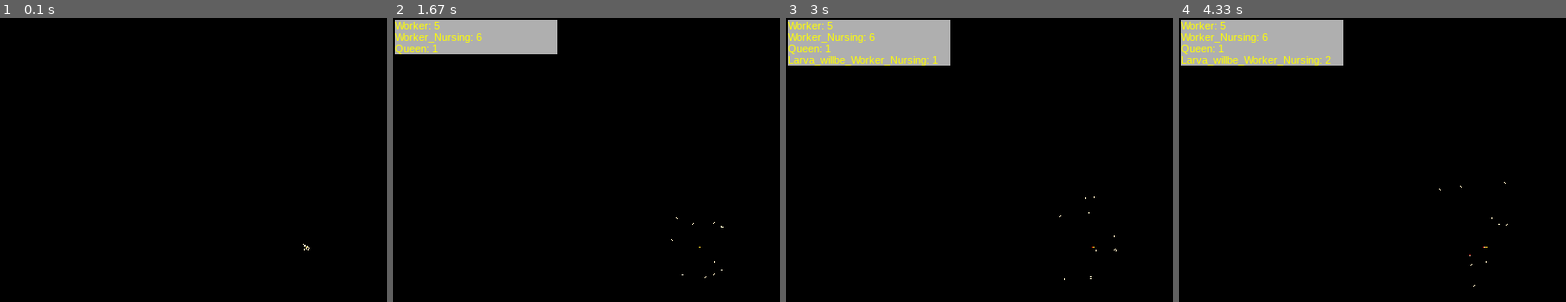
Above: before the commit, frames 1-4 (left to right).
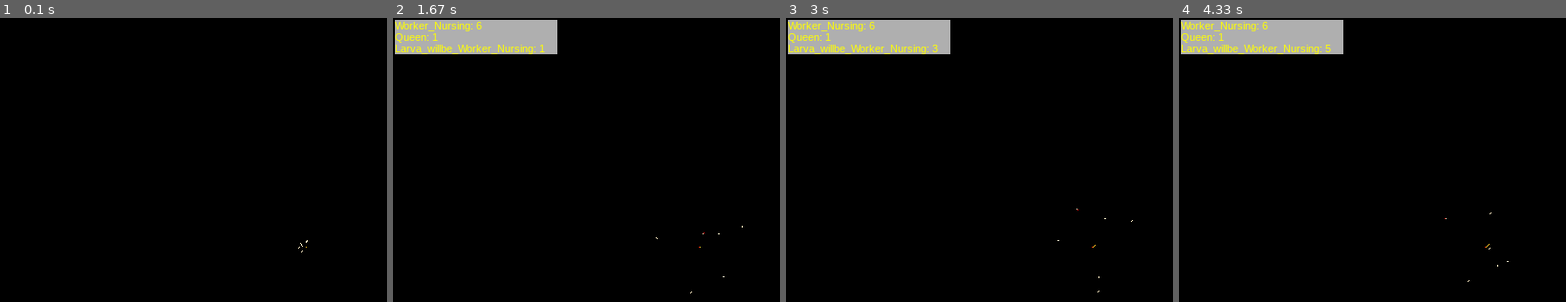
Above: after the commit, the same moments.

Repository: buxx/simtermites
Game: pygame game, started from main.py
Two runs of this game, one before a commit and one after it. Both use one fixed random seed, a clock stepped at 60 frames per second and the inputs below. The source is Python 2; it was converted automatically to run under Python 3.
Inputs:
- Up to frame 1 (0.1 s): no input
- Up to frame 2 (1.67 s): tap Space at 0.33 s
- Up to frame 3 (3 s): no input
- Up to frame 4 (4.33 s): no input

The runs differ from the first frame. In frame 1, less than 0.1% of the frame differs, in the area x 77-80%, y 78-83%; in frame 2, 1.0%; in frame 3, 2.7%; in frame 4, 2.7%, in the area x 0-86%, y 1-95%.

Commit message:
Les larves peuvent passer a l'age adulte meme durant un transport + bug fix: suppression d'un objet de la simulation: retrait correct des stats

Diff:
--- a/config/Configuration.py
+++ b/config/Configuration.py
@@ -5,16 +5,16 @@
   CONF_SCREEN_WIDTH_MIDDLE = 320
   CONF_SCREEN_HEIGHT = 480
   CONF_SCREEN_HEIGHT_MIDDLE = 240
-  CONF_CLOCK_TICK = 25 # None is allowed
+  CONF_CLOCK_TICK = None # None is allowed
 
-  CONF_TERMITES_COUNT_WORKER_NOWORK = 5
+  CONF_TERMITES_COUNT_WORKER_NOWORK = 0
   CONF_TERMITES_COUNT_WORKER_NURSING = 5
 
   """
   Position de zones
   """
   ZONE_NURSERY_POSITION = [320, 240]
-  ZONE_NURSERY_RADIUS = 34
+  ZONE_NURSERY_RADIUS = 52
 
   """
   Regles pour les zones
@@ -55,10 +55,10 @@
     'Larva' : 900
   }
   LARVA_HATCH_CYCLES = 450 # 300:5min
-  LARVA_PUTTED_NEAR_LARVA_HATCH_BONUS = 50
+  LARVA_PUTTED_NEAR_LARVA_HATCH_BONUS = 175
 
 
   """
    GAMING
   """
-  COUNT_MAX_NURSES = 20
+  COUNT_MAX_NURSES = 35
--- a/lib/entity/bug/termite/Larva.py
+++ b/lib/entity/bug/termite/Larva.py
@@ -35,9 +35,9 @@
 
   def runLifeCycle(self, simulation):
     Termite.runLifeCycle(self, simulation)
-    if self.carried_by == None:
-      self.hatch_cyles = self.hatch_cyles - 1
-      self.hatchIfReady(simulation)
+    #if self.carried_by == None:
+    self.hatch_cyles = self.hatch_cyles - 1
+    self.hatchIfReady(simulation)
 
   def hatchIfReady(self, simulation):
     if self.hatch_cyles == 0:
@@ -48,6 +48,7 @@
 
   def destroy(self, simulation):
     if self.carried_by != None:
+      print 'Delete in arms'
       self.carried_by.object_carried = None
     simulation.termites_simulator.deleteObjectFromSimulation(self)
 
--- a/lib/simulation/SimulationManager.py
+++ b/lib/simulation/SimulationManager.py
@@ -87,7 +87,7 @@
     self.placer.place(position, object)
 
   def deleteObjectFromSimulation(self, object):
-    self.core.statistics.uncreaseData(object.__class__.__name__)
+    self.core.statistics.uncreaseData(object.getId())
     # TODO: Avoir un objetqui gere la suppression d'element
     for position in object.trace:
       self.core.pygame.colorizer.colorizePixel(position, (0,0,0))
